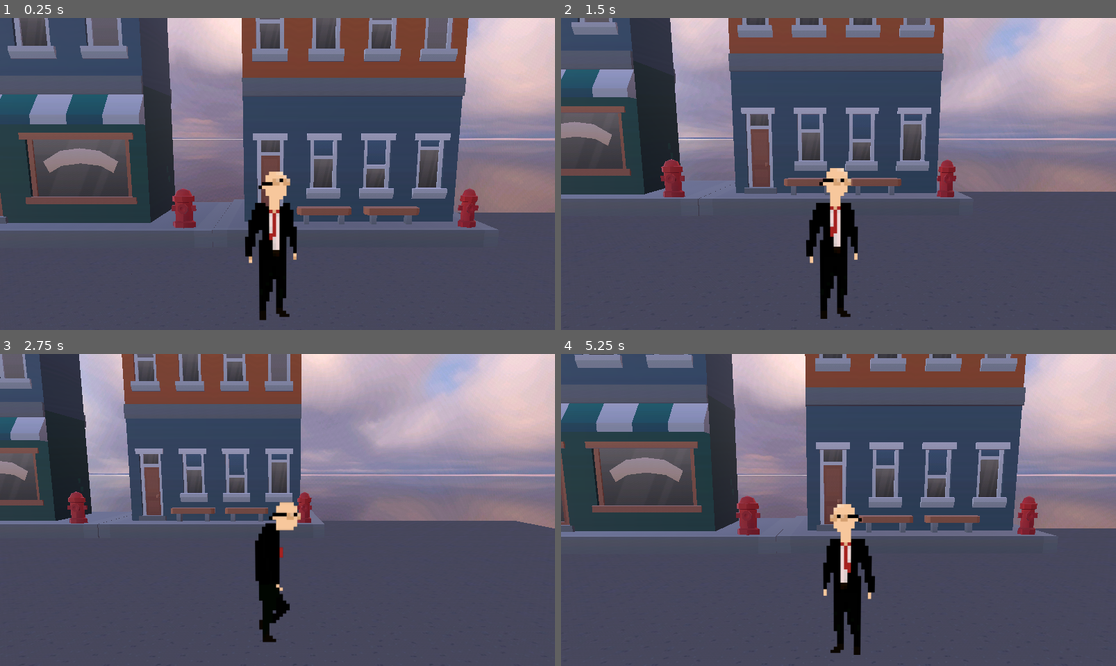
Above: before the commit, frames 1-4 (two rows, left to right).
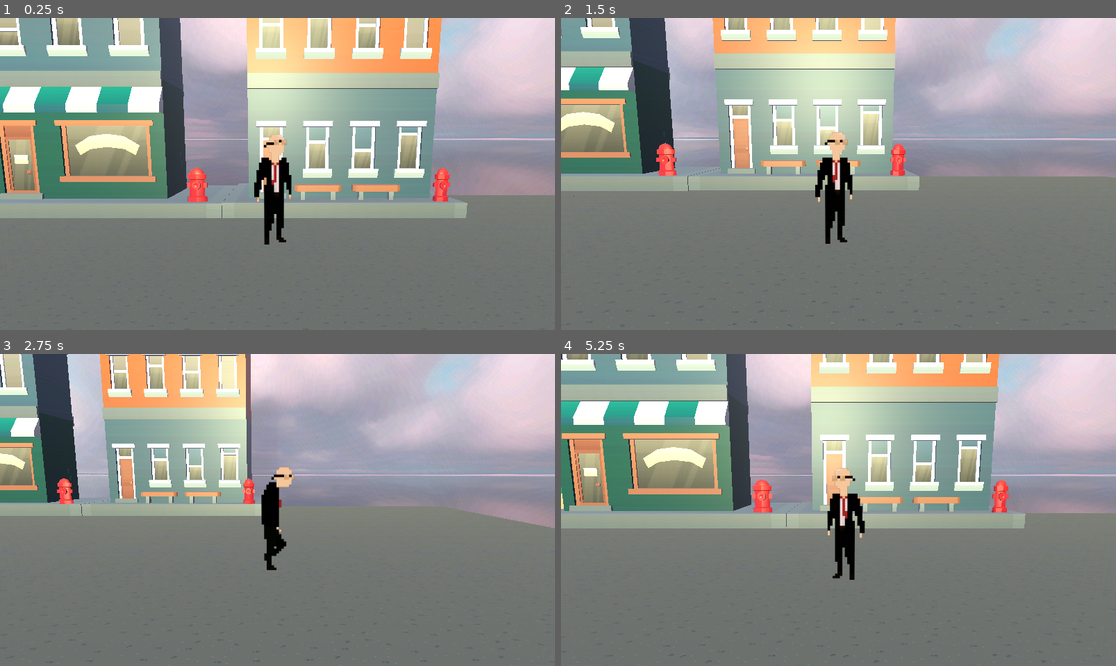
Above: after the commit, the same moments.

Repository: Fellagon-dev/Memento-Mori
Game: Godot game, scene res://MementoMori.tscn
The game is run twice, just before and just after one commit, with the same random seed, the same clock (stepped at 60 frames per second) and the same inputs.
Inputs:
- Up to frame 1 (0.25 s): no input
- Up to frame 2 (1.5 s): tap Enter (ui_accept) at 0.5, 0.77 s; hold Right (ui_right) 0.53-1.28 s; tap W (ke_atas) at 0.6 s; hold Down (ui_down) from 1.28 s (still down); tap S (ke_bawah) at 1.35 s
- Up to frame 3 (2.75 s): tap Enter (ui_accept) at 1.52 s; release Down (ui_down) at 2.03 s; hold Right (ui_right) from 2.03 s (still down); tap D (ke_kanan) at 2.1 s
- Up to frame 4 (5.25 s): release Right (ui_right) at 2.78 s; hold Up (ui_up) 2.78-3.53 s; tap A (ke_kiri) at 2.85 s; tap Enter (ui_accept) at 3.02, 3.77, 4.52 s; hold Left (ui_left) 3.53-5.03 s; tap Space (loncat) at 3.6 s; tap W (ke_atas) at 4.35 s; hold Down (ui_down) from 5.03 s (still down); tap S (ke_bawah) at 5.1 s

The runs differ from the first frame. In frame 1, 85% of the frame differs, in the area x 0-100%, y 0-100%; in frame 2, 79%; in frame 3, 76%; in frame 4, 86%.

Commit message:
#0008-Skybox changes

Diff:
--- a/MementoMori.tscn
+++ b/MementoMori.tscn
@@ -24,7 +24,7 @@
 transform = Transform3D(0.233428, 0, 0, 0, 0.233428, 0, 0, 0, 1.0471, -0.0183003, 1.76832, -0.00393856)
 
 [node name="Camera3D" type="Camera3D" parent="CharacterBody3D"]
-transform = Transform3D(4.28398, 0, 0, 0, 3.83784, 1.86969, 0, -0.106597, 1.01411, 0.220123, 5.9539, 1.95517)
+transform = Transform3D(4.28398, 0, 0, 0, 4.25111, 0.529658, 0, -0.118076, 0.947691, 0.220123, 4.77498, 2.77612)
 fov = 57.5935
 
 [node name="StaticBody3D" type="StaticBody3D" parent="."]
@@ -42,6 +42,16 @@
 [node name="WorldEnvironment" type="WorldEnvironment" parent="."]
 environment = SubResource("Environment_5lnu0")
 
+[node name="DirectionalLight3D" type="DirectionalLight3D" parent="WorldEnvironment"]
+transform = Transform3D(0.99225, 0.116044, -0.0444202, -0.10604, 0.977174, 0.184083, 0.064768, -0.177946, 0.981906, -19.2938, -13.1661, -0.107621)
+light_color = Color(0.999999, 0.994458, 0.772381, 1)
+light_energy = 1.485
+light_indirect_energy = 1.368
+light_volumetric_fog_energy = 0.838
+
+[node name="GPUParticles3D" type="GPUParticles3D" parent="WorldEnvironment"]
+transform = Transform3D(1, 0, 0, 0, 1, 0, 0, 0, 1, 0, 3.29627, 0)
+
 [node name="building_A2" parent="." instance=ExtResource("4_qowt2")]
 transform = Transform3D(3.11605, 0, 0, 0, 3.11605, 0, 0, 0, 1.08822, -4.20543, 1, -3.75783)
 
--- a/Player3D.tscn
+++ b/Player3D.tscn
@@ -134,7 +134,7 @@
 sprite_frames = SubResource("SpriteFrames_s1r6y")
 animation = &"walk"
 autoplay = "walk"
-frame_progress = 0.0549006
+frame_progress = 0.925476
 
 [node name="CollisionShape3D" type="CollisionShape3D" parent="."]
 transform = Transform3D(1, 0, 0, 0, 1, 0, 0, 0, 1, 0.059896, 2.47931, -0.000879526)
--- a/Scripts/player_3d.gd
+++ b/Scripts/player_3d.gd
@@ -1,7 +1,7 @@
 extends CharacterBody3D
 
 
-const SPEED = 2.0
+const SPEED = 3.0
 const JUMP_VELOCITY = 4.0
 
 @onready var animated_sprite = $AnimatedSprite3D
Binary file changed: Game-Assets/free-skybox-basic-sky/textures/sky_water_landscape.jpg
